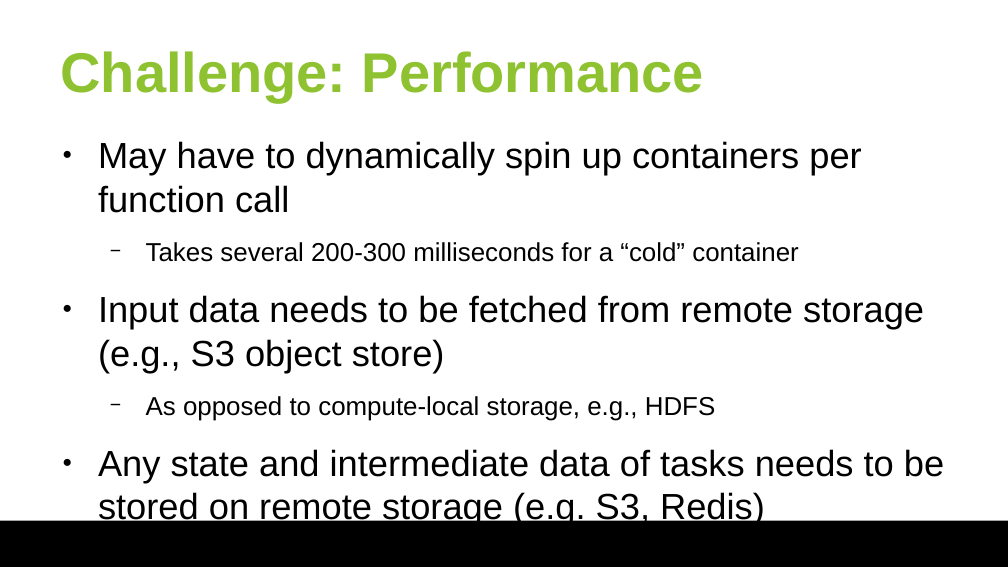
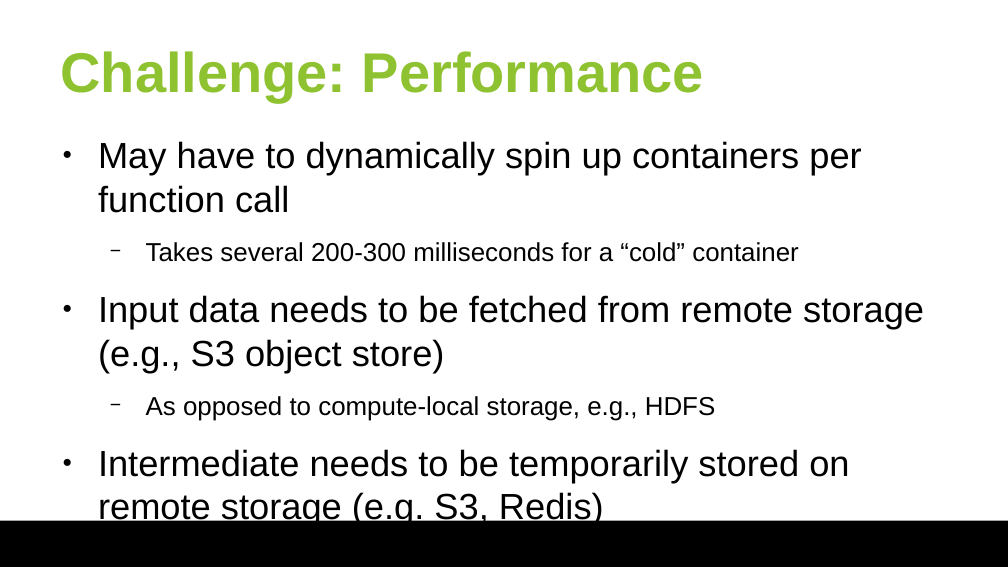
Before and after one commit to huangyibo/spark-summit-18, a slide deck: slide 3 of slides/spark-summit-18.odp. Drawn at 1008x567 pixels with LibreOffice and Linux fonts; fonts in the diff are those of the drawing; background and template pictures are left out. Boxes give left, top, right and bottom in pixels: in the first picture for what was removed or moved away, otherwise in the second. Text is boxed around its words. In the diff, an @@ line names an element or a change of style, - is before the commit and + after.

Commit message:
slides

```diff
--- a/slides/spark-summit-18.odp
+++ b/slides/spark-summit-18.odp
@@ text at (98,449,849,526): text changed @@
-● Any state and intermediate data of tasks needs to be stored on remote storage (e.g. S3, Redis)
+● Intermediate needs to be temporarily stored on remote storage (e.g. S3, Redis)
```
Also in this commit, not shown: 3 other slides changed.
